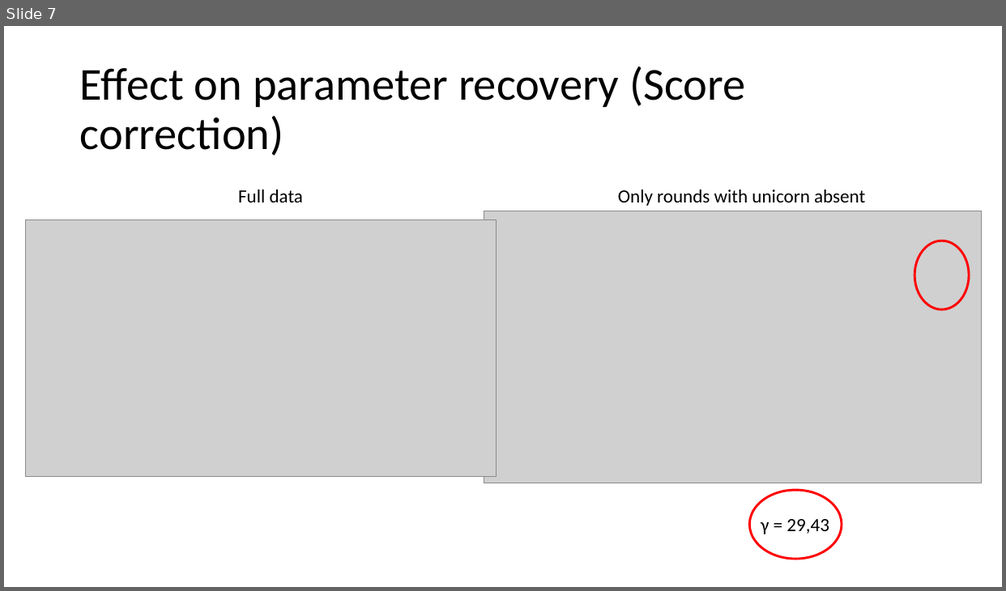
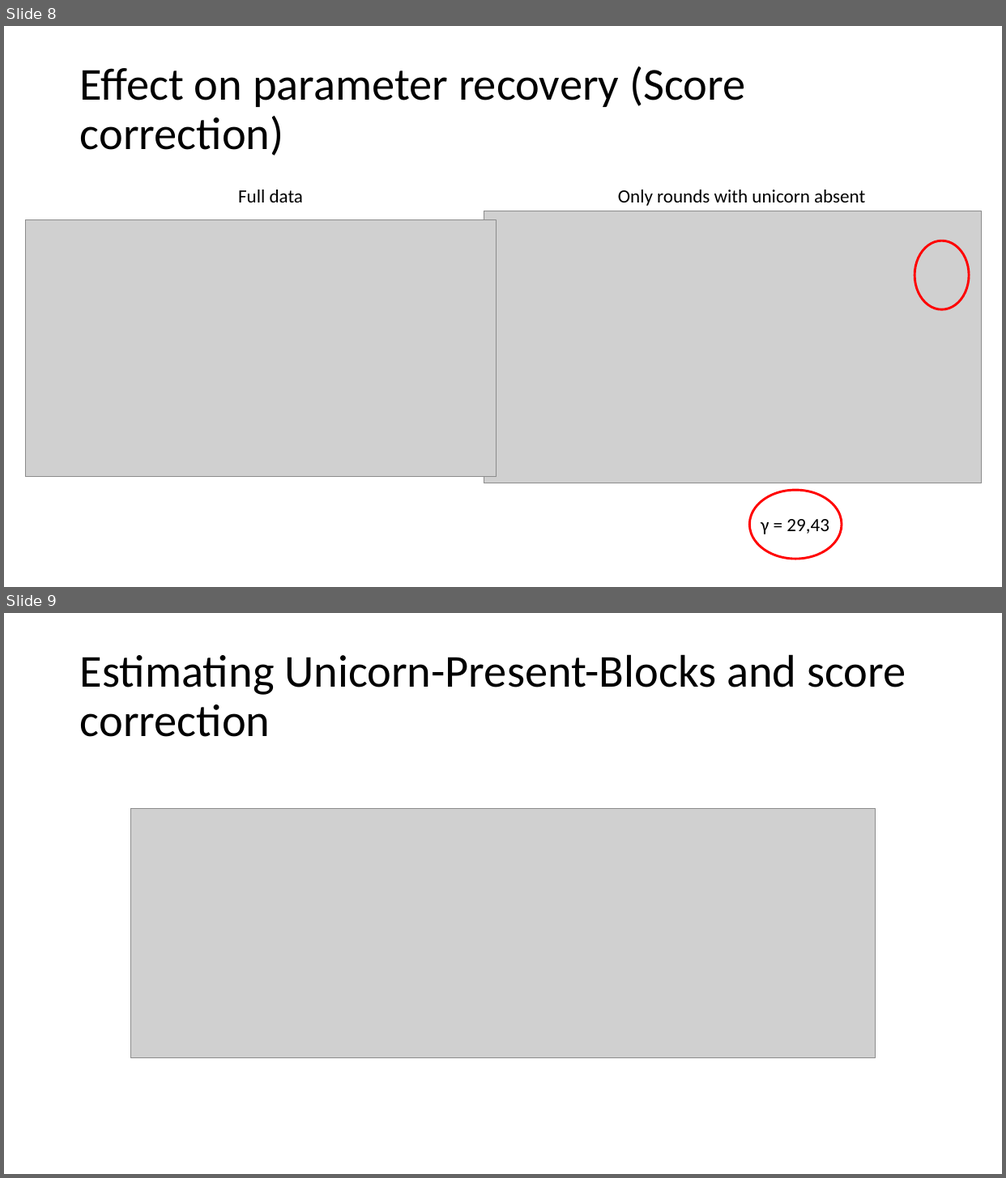
Before and after one commit to Slendercoder/DCL-DataAnalysis, a slide deck: DataCorrection.pptx. Shown one above the other, each under a label of ours: slide 7 before the commit, slides 8 and 9 after it. The pictures are 1006x591 and 1006x1178 pixels, drawn with LibreOffice and Linux fonts; fonts in the diff are those of the drawing; grey boxes stand for pictures. Boxes give left, top, right and bottom in pixels: in the first picture for what was removed or moved away, otherwise in the second. Text is boxed around its words. In the diff, an @@ line names an element or a change of style, - is before the commit and + after.

```diff
--- a/DataCorrection.pptx
+++ b/DataCorrection.pptx
@@ slide 9 added at box(4, 613, 1002, 1174), background #FFFFFF @@
@@ title added at box(80, 654, 906, 737), 44 pt, text #000000 @@
+Estimating Unicorn-Present-Blocks and score correction
@@ picture added at box(131, 808, 876, 1058) @@
@@ what was slide 7 is now slide 8 @@
```
Also in this commit, not shown: 5 slides changed, 3 other slides added, 2 slides removed, 30 other files.
